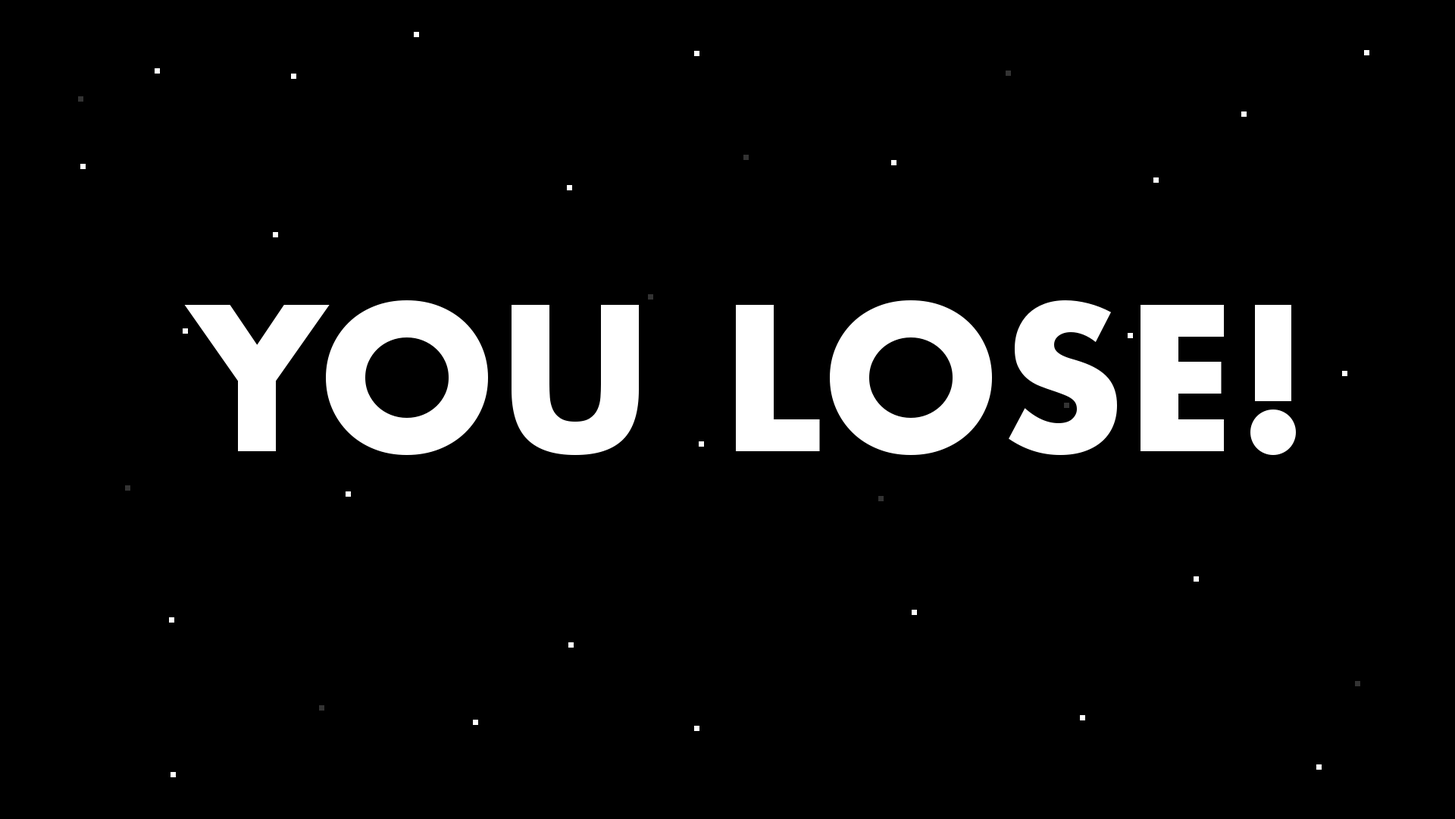
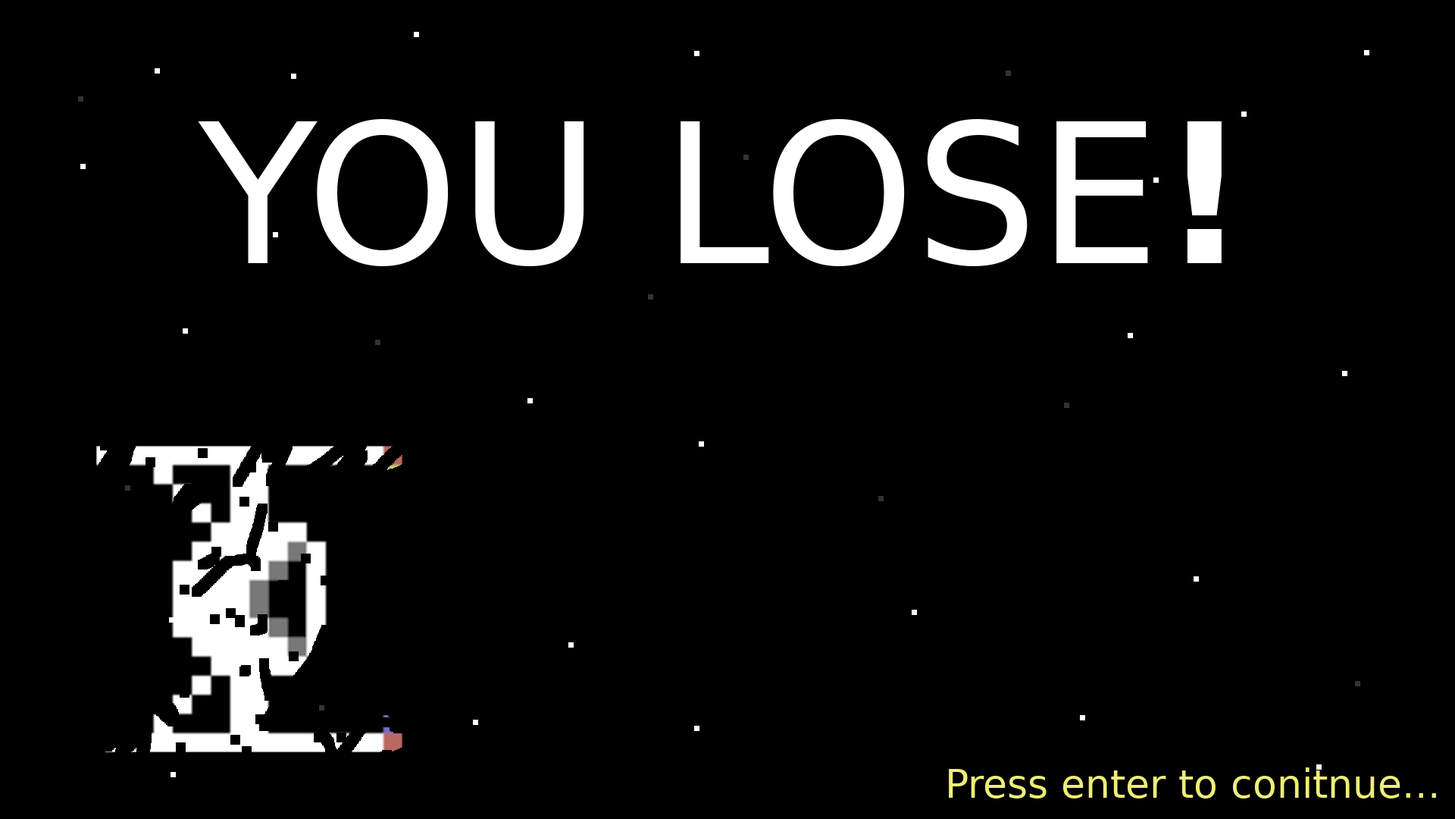
Comparing the layer stacks of the two 1455 × 819 images. Changes:
added layer "Pasted Layer" above "Pasted Layer #1" over [96, 445, 403, 752]
added layer "Pasted Layer #1" above "YOU LOSE!" over [948, 767, 1437, 799]
painted on "YOU LOSE!" over [184, 119, 1297, 455]
